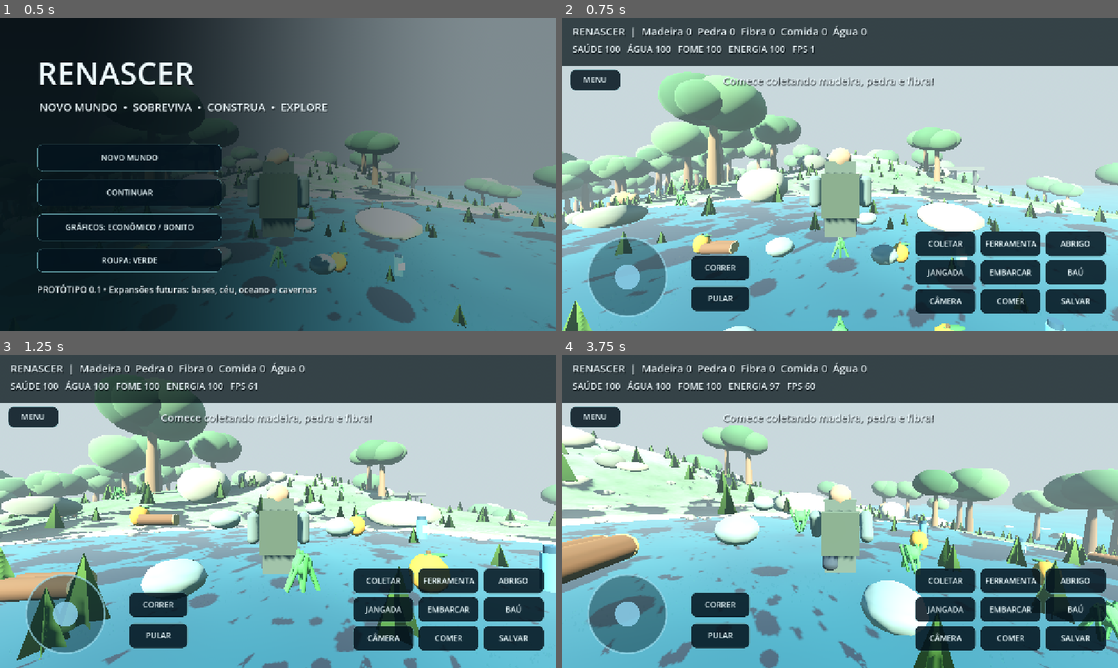
Above: before the commit, frames 1-4 (two rows, left to right).
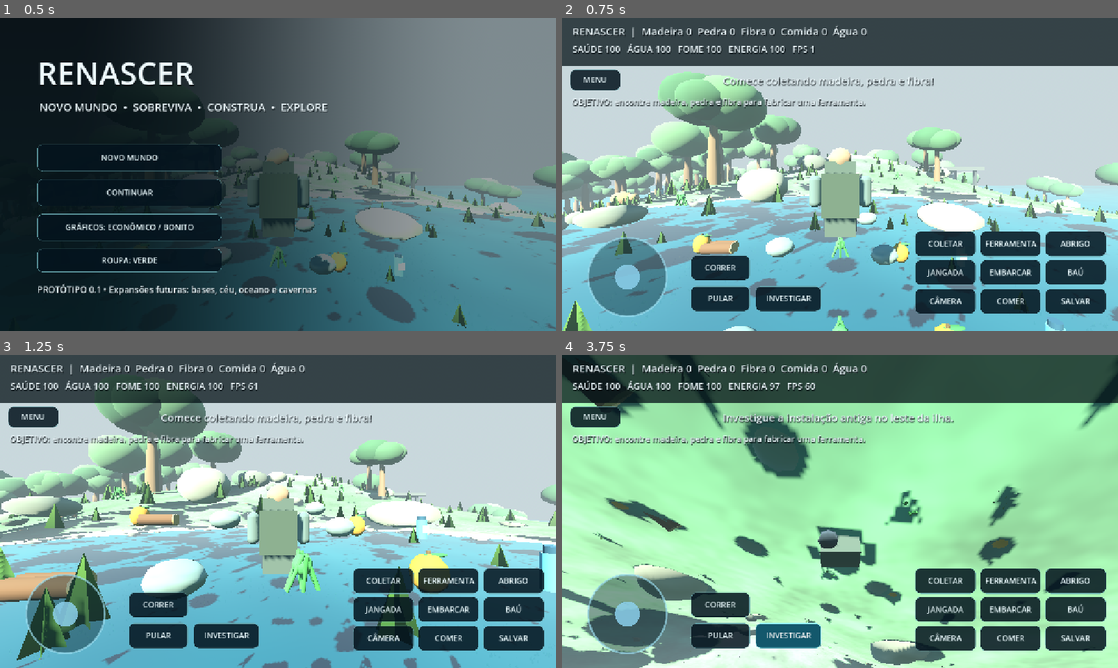
Above: after the commit, the same moments.

Repository: ronaldweker-prog/game
Game: Godot game, scene res://scenes/main.tscn
The game is run twice, just before and just after one commit, with the same random seed, the same clock (stepped at 60 frames per second) and the same inputs.
Inputs (mouse positions are in pixels of both pictures, inside the frame that each line leads up to):
- Up to frame 1 (0.5 s): no input
- Up to frame 2 (0.75 s): click "NOVO MUNDO" at 0.5 s
- Up to frame 3 (1.25 s): no input
- Up to frame 4 (3.75 s): click (789, 636) at 1.25 s, where only the run after the commit has a clickable "INVESTIGAR"; tap Enter at 2 s; move the mouse to (867, 511) at 2.02 s; hold W from 2.03 s (still down); tap I at 2.1, 2.85 s; click (867, 511) at 2.17 s; tap Space at 2.27, 3.02 s; move the mouse to (812, 511) at 2.77 s; move the mouse to (851, 505) at 3.52 s; hold Shift from 3.53 s (still down)

Frame 1 is identical in both runs. In frame 2, 1.6% of the frame differs, in the area x 1-55%, y 25-94%; in frame 3, 1.6%; in frame 4, 74%, in the area x 0-100%, y 0-100%.

Commit message:
Adicionar missão de exploração de ruínas, objetivo no HUD e registro persistente

Diff:
--- a/scripts/Main.gd
+++ b/scripts/Main.gd
@@ -46,6 +46,8 @@
 var time_of_day := 0.0
 var sun: DirectionalLight3D
 var status: Label
+var objective_label: Label
+var ruins_visited := false
 var info: Label
 var alert: Label
 var quality := 0
@@ -254,6 +256,7 @@
 	info = _label(hud_panel,"RENASCER",Vector2(24,12),Vector2(1100,46),24)
 	status = _label(hud_panel,"SAÚDE 100   ÁGUA 100   FOME 100",Vector2(24,56),Vector2(1100,52),21)
 	alert = _label(hud_panel,"",Vector2(370,125),Vector2(860,52),24)
+	objective_label = _label(hud_panel,"",Vector2(22,178),Vector2(940,36),19)
 	var keys := [["COLETAR","collect"],["FERRAMENTA","craft"],["ABRIGO","shelter"],["JANGADA","raft"],["EMBARCAR","board"],["BAÚ","chest"],["CÂMERA","camera"],["COMER","eat"],["SALVAR","save"]]
 	for i in range(keys.size()):
 		var method := String(keys[i][1])
@@ -261,6 +264,7 @@
 	_btn(hud_panel,"MENU",Vector2(18,118),Vector2(116,48),func(): _show_menu(true))
 	_make_chest_panel()
 	_btn(hud_panel,"PULAR",Vector2(296,616),Vector2(136,58),func(): _request_jump())
+	_btn(hud_panel,"INVESTIGAR",Vector2(445,616),Vector2(151,58),func(): _investigate_ruins())
 	var run_button := Button.new()
 	run_button.text = "CORRER"
 	run_button.position = Vector2(296,545)
@@ -332,6 +336,29 @@
 		_notice(("Guardado: " if depositing else "Retirado: ") + kind)
 	_update_chest_status()
 
+func _mission_text() -> String:
+	if not has_tool:
+		return "OBJETIVO: encontre madeira, pedra e fibra para fabricar uma ferramenta."
+	if huts.is_empty():
+		return "OBJETIVO: construa seu primeiro abrigo."
+	if not is_instance_valid(raft):
+		return "OBJETIVO: construa uma jangada e alcance o oceano."
+	if not raft_chest:
+		return "OBJETIVO: instale um baú na jangada."
+	if not ruins_visited:
+		return "OBJETIVO: explore a instalação antiga (leste da ilha) e investigue."
+	return "OBJETIVO CONCLUÍDO: primeiro registro encontrado. Explore e construa."
+
+func _investigate_ruins() -> void:
+	var place := Vector3(23.0,_height(23.0,-16.0),-16.0)
+	if player.global_position.distance_to(place) > 11.0:
+		_notice("Investigue a instalação antiga no leste da ilha.")
+	elif ruins_visited:
+		_notice("Registro recuperado. O mistério da catástrofe continua.")
+	else:
+		ruins_visited = true
+		_notice("REGISTRO ANTIGO RECUPERADO: fragmentos de uma civilização desaparecida.")
+
 func _request_jump() -> void:
 	if playing and not aboard:
 		jump_queued = true
@@ -355,6 +382,7 @@
 	has_tool = false
 	stats = Vector3(100,100,100)
 	stamina = 100.0
+	ruins_visited = false
 	jump_queued = false
 	sprint_held = false
 	time_of_day = 0.0
@@ -393,6 +421,7 @@
 				stats = Vector3(float(bars[0]),float(bars[1]),float(bars[2]))
 			time_of_day = float(d.get("time",0.0))
 			stamina = clampf(float(d.get("stamina",100.0)),0.0,100.0)
+			ruins_visited = bool(d.get("ruins_visited",false))
 			quality = int(d.get("quality",0))
 			outfit_style = int(d.get("outfit_style",outfit_style))
 			_apply_outfit()
@@ -581,7 +610,7 @@
 	var wildlife_positions := []
 	for animal in animals:
 		wildlife_positions.append([animal.position.x,animal.position.y,animal.position.z])
-	var data := {"wildlife_positions":wildlife_positions,"items …(326 unchanged characters)… person":first_person,"stamina":stamina,"time":time_of_day}
+	var data := {"wildlife_positions":wildlife_positions,"items …(326 unchanged characters)… person":first_person,"stamina":stamina,"ruins_visited":ruins_visited,"time":time_of_day}
 	for h in huts:
 		data["huts"].append([h.position.x,h.position.y,h.position.z])
 	var f := FileAccess.open(SAVE,FileAccess.WRITE)
@@ -603,6 +632,8 @@
 	if stats.y <= 0 or stats.z <= 0:
 		stats.x = maxf(1.0,stats.x - delta * float(setting("balance", "low_resources_health_loss", 0.1)))
 	status.text = "SAÚDE %.0f   ÁGUA %.0f   FOME %.0f   ENERGIA %.0f   FPS %d" % [stats.x,stats.y,stats.z,stamina,Engine.get_frames_per_second()]
+	if is_instance_valid(objective_label):
+		objective_label.text = _mission_text()
 	info.text = "RENASCER  |  Madeira %d  Pedra %d  Fibra %d  Comida %d  Água %d" % [items["madeira"],items["pedra"],items["fibra"],items["comida"],items["agua"]]
 	autosave += delta
 	if autosave > 90:
@@ -667,4 +698,5 @@
 			KEY_T: _action("board")
 			KEY_V: _action("camera")
 			KEY_F5: _action("save")
+			KEY_I: _investigate_ruins()
 			KEY_ESCAPE: Input.mouse_mode = Input.MOUSE_MODE_VISIBLE
